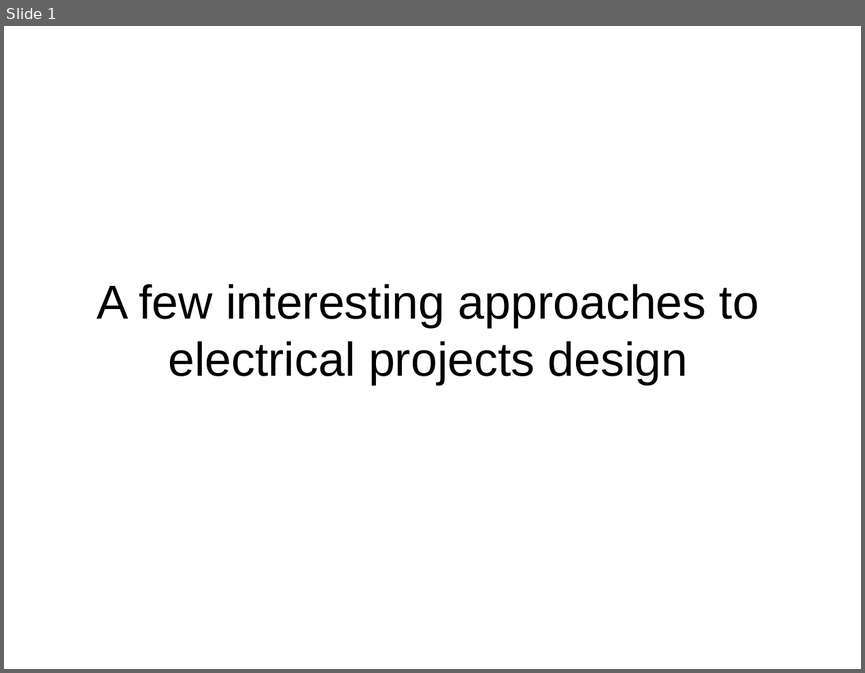
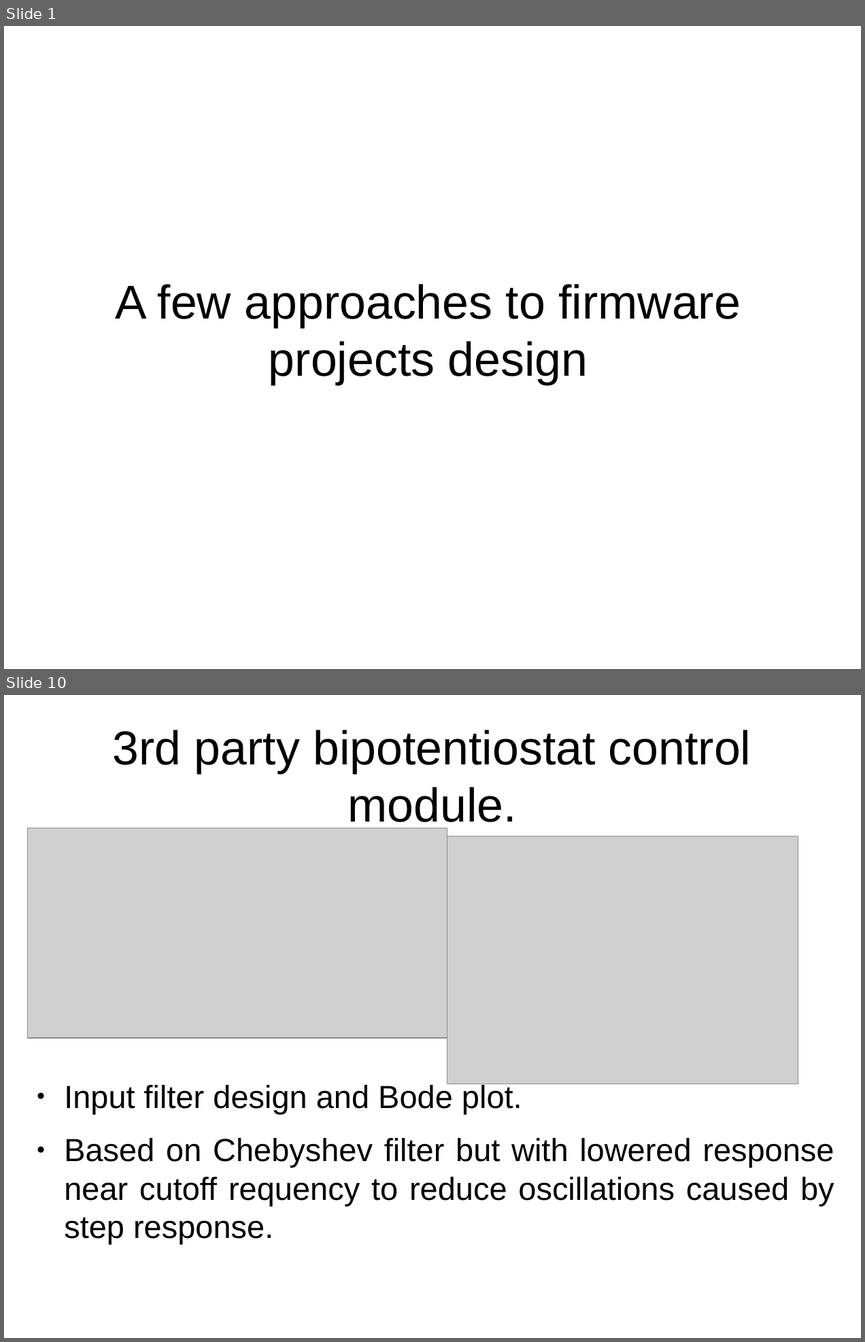
Before and after one commit to z80/mapper, a slide deck: docs/pres/pres.odp. Shown one above the other, each under a label of ours: slide 1 before the commit, slides 1 and 10 after it; the slides between them are not shown. The pictures are 865x673 and 865x1342 pixels, drawn with LibreOffice and Linux fonts; fonts in the diff are those of the drawing; grey boxes stand for pictures. Boxes give left, top, right and bottom in pixels: in the first picture for what was removed or moved away, otherwise in the second. Text is boxed around its words. In the diff, an @@ line names an element or a change of style, - is before the commit and + after.

```diff
--- a/docs/pres/pres.odp
+++ b/docs/pres/pres.odp
@@ slide 10 added at (4, 695, 861, 1338), background #FFFFFF @@
@@ title added at (113, 730, 751, 830), 44 pt, text #000000 @@
+3rd party bipotentiostat control module.
@@ picture added at (27, 828, 447, 1038) @@
@@ picture added at (447, 836, 799, 1084) @@
@@ text added at (64, 1083, 834, 1206), 29.6 pt, text #000000 @@
+● Input filter design and Bode plot.
+● Based on Chebyshev filter but with lowered response near cutoff requency to reduce oscillations caused by step response.
@@ slide 1 changed as well @@
@@ title at (116, 284, 740, 384): text changed @@
-A few interesting approaches to electrical projects design
+A few approaches to firmware projects design
```
Also in this commit, not shown: 1 other slide changed, 10 other slides added, 4 other files.
